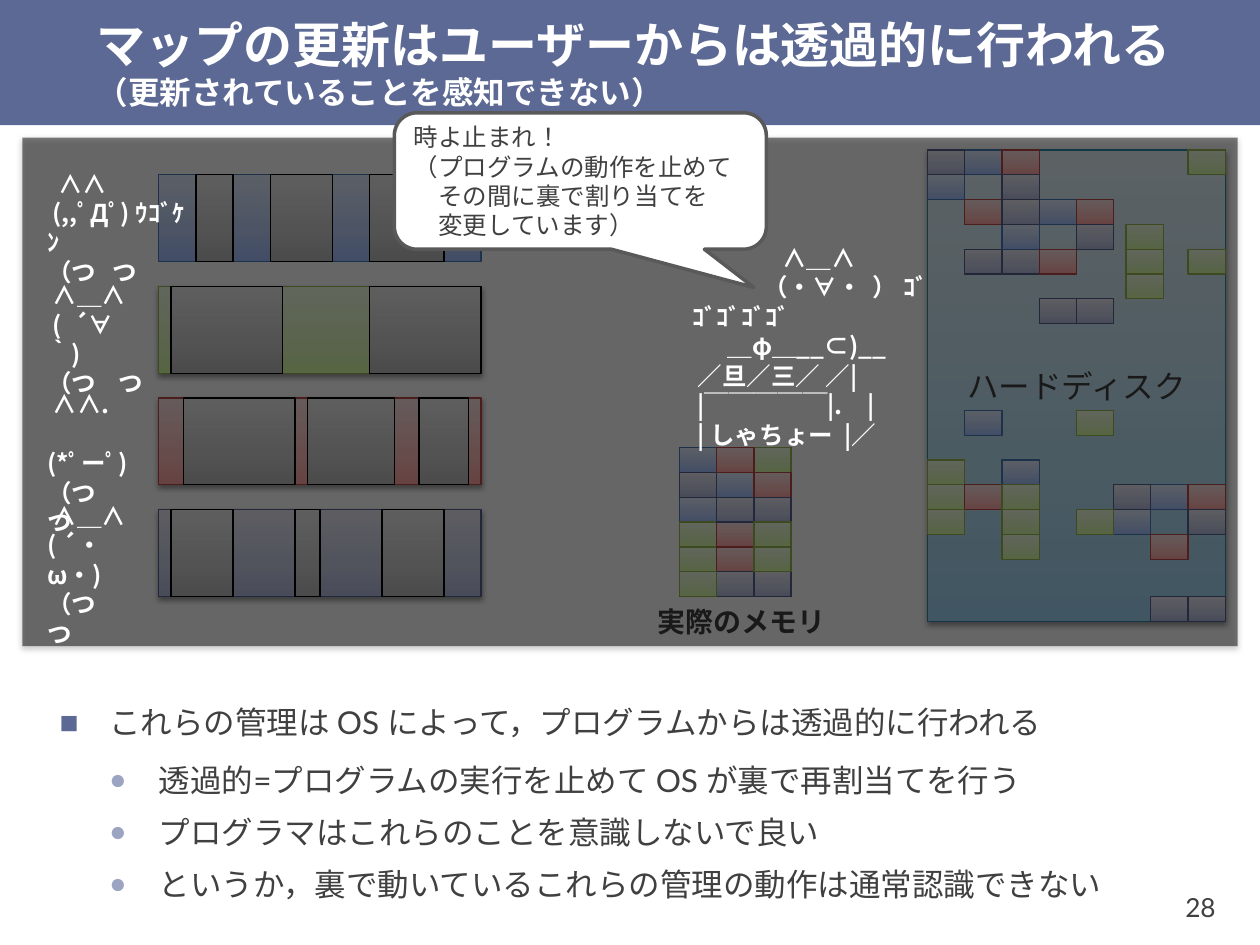
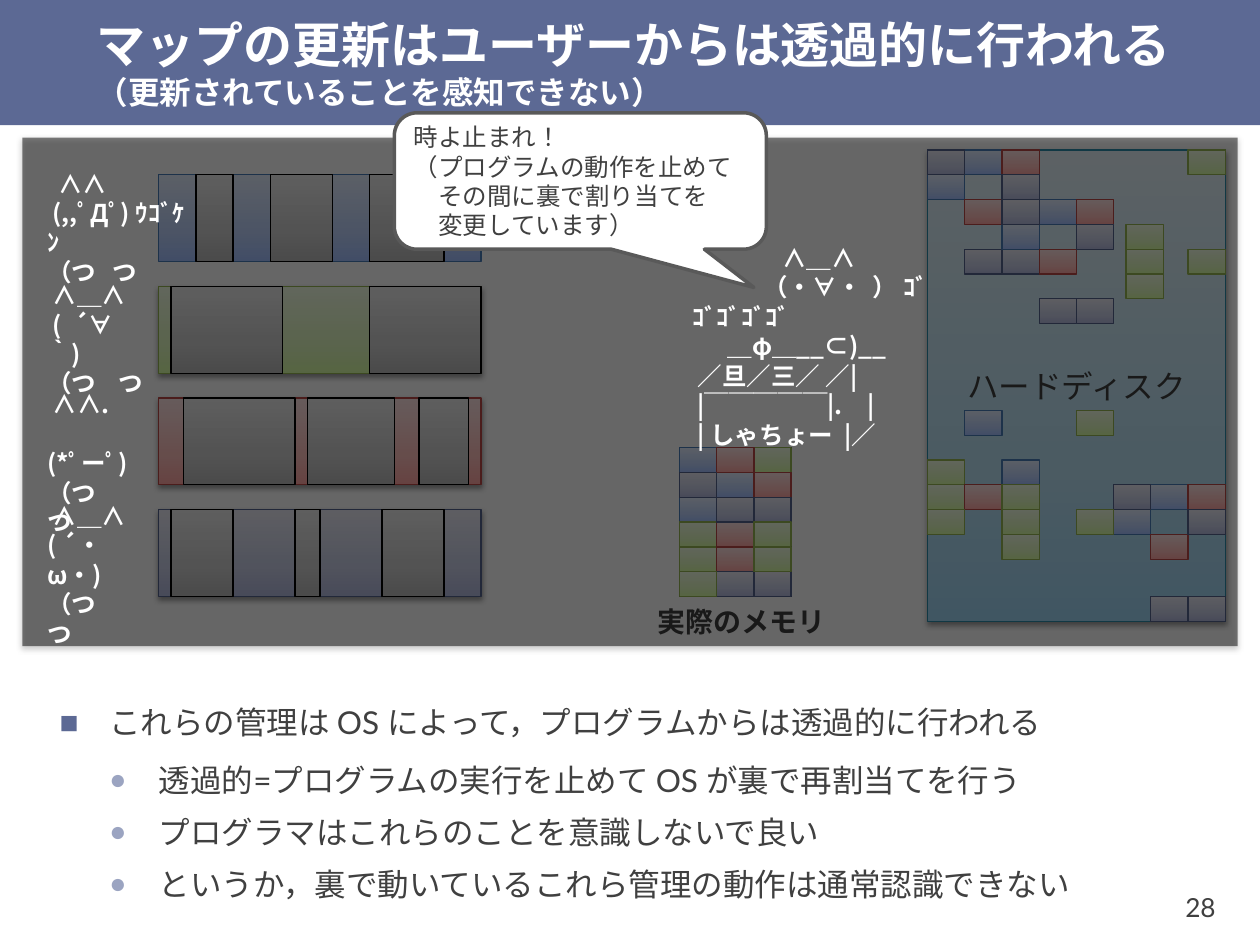
Before and after one commit to shioyadan/otya-computer-architecture-i, a slide deck: slide 28 of cai-shioya-11.pptx. Drawn at 1260x945 pixels with LibreOffice and Linux fonts; fonts in the diff are those of the drawing. Boxes give left, top, right and bottom in pixels: in the first picture for what was removed or moved away, otherwise in the second. Text is boxed around its words. In the diff, an @@ line names an element or a change of style, - is before the commit and + after.

Commit message:
11回目を更新中

```diff
--- a/cai-shioya-11.pptx
+++ b/cai-shioya-11.pptx
@@ text at <box>159,869,1070,899</box>: text changed @@
-  ● というか，裏で動いているこれらの管理の動作は通常認識できない
+  ● というか，裏で動いているこれら管理の動作は通常認識できない
```
Also in this commit, not shown: 4 other slides changed, 13 slides removed.
